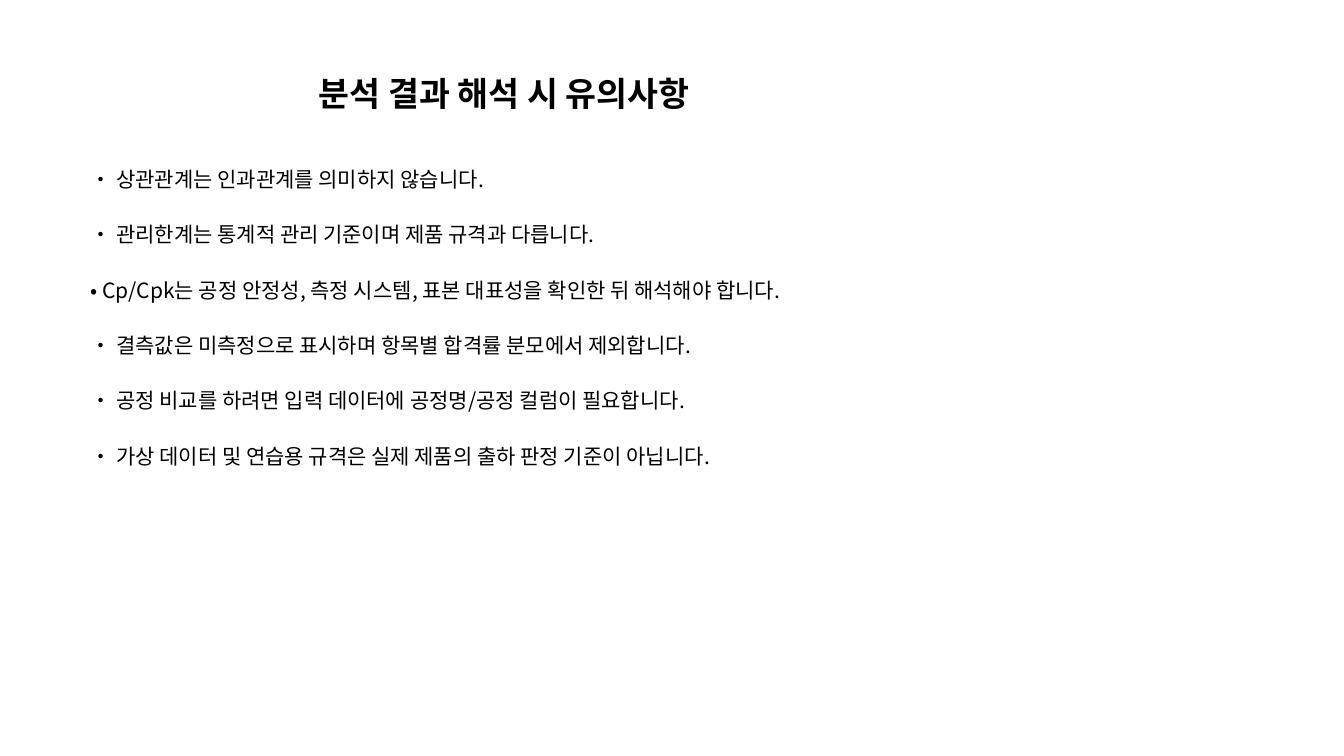
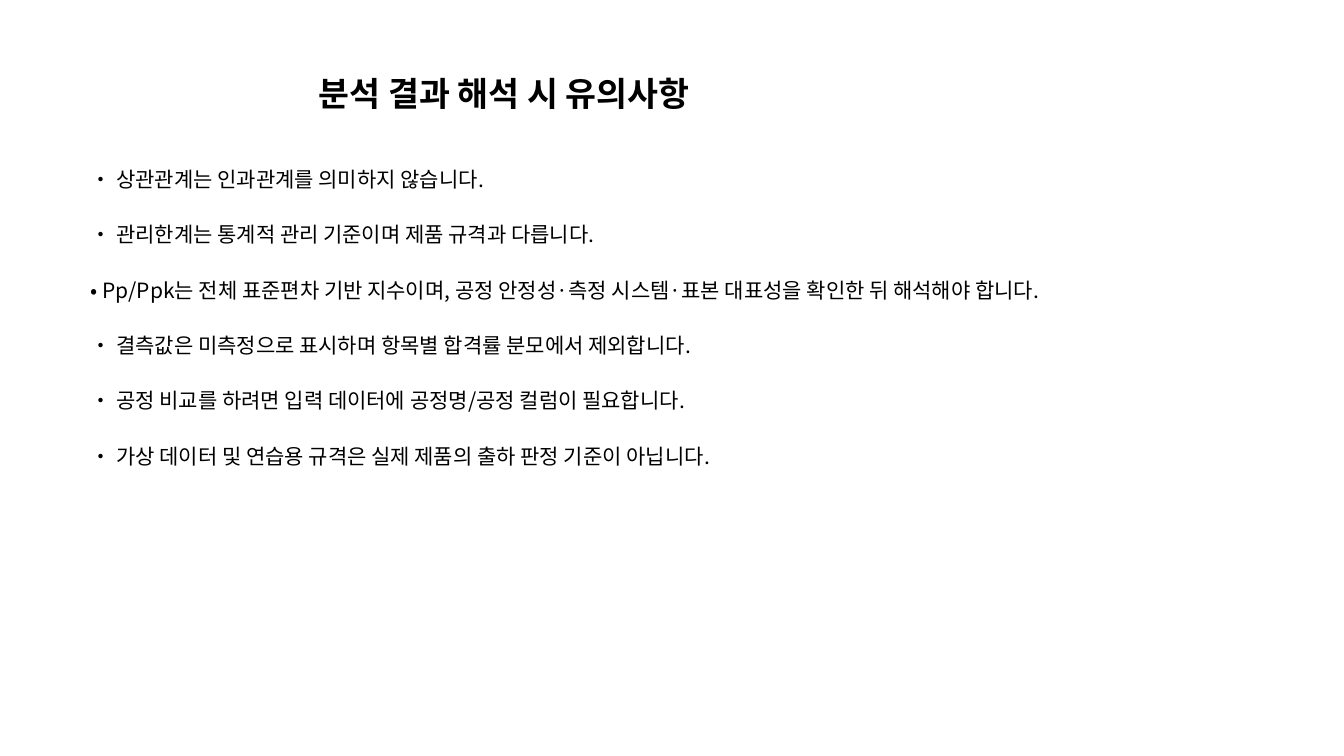
Before and after one commit to sujee5947-create/battery-quality-analysis, a slide deck: slide 17 of Results/battery_quality_report.pptx. Drawn at 1344x756 pixels with LibreOffice and Linux fonts; fonts in the diff are those of the drawing. Boxes give left, top, right and bottom in pixels: in the first picture for what was removed or moved away, otherwise in the second. Text is boxed around its words. In the diff, an @@ line names an element or a change of style, - is before the commit and + after.

```diff
--- a/Results/battery_quality_report.pptx
+++ b/Results/battery_quality_report.pptx
@@ text at [102, 280, 1039, 303]: text changed @@
-• Cp/Cpk는 공정 안정성, 측정 시스템, 표본 대표성을 확인한 뒤 해석해야 합니다.
+• Pp/Ppk는 전체 표준편차 기반 지수이며, 공정 안정성·측정 시스템·표본 대표성을 확인한 뒤 해석해야 합니다.
```
Also in this commit, not shown: 2 other slides changed, 4 other files.
